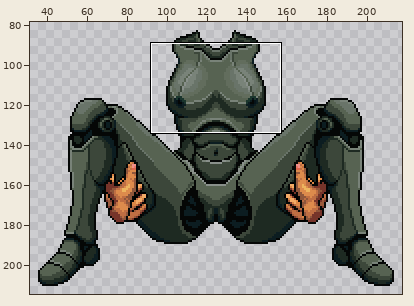
Pixel-art file, stored at assets/textures/asepritefiles/(Bed, StressTest) Robot Vegetable-Mission-Intro.aseprite. Above, an overview of the earlier version with the close-up marked.
Close-up. Before:
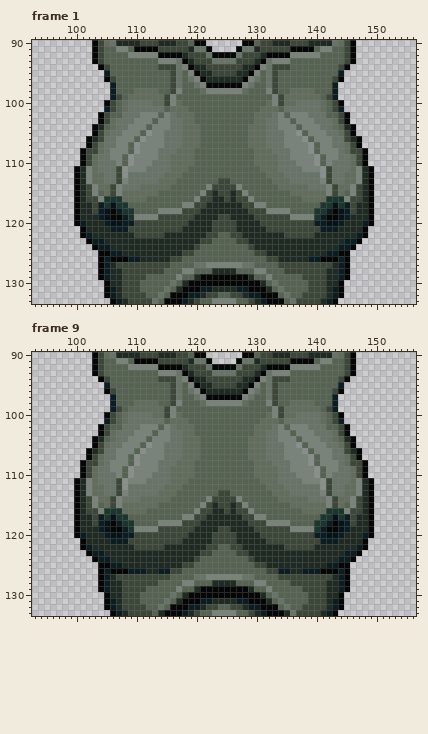
250x350 pixels, 16 frames. Colours within 5 levels of each other are drawn and written as one. Shown: frame 1: x 93..156, y 90..133; frame 9: x 93..156, y 90..133. The wide view leaves out empty margins. The commit also changed other frames or places, which this record leaves out.
And afterwards:
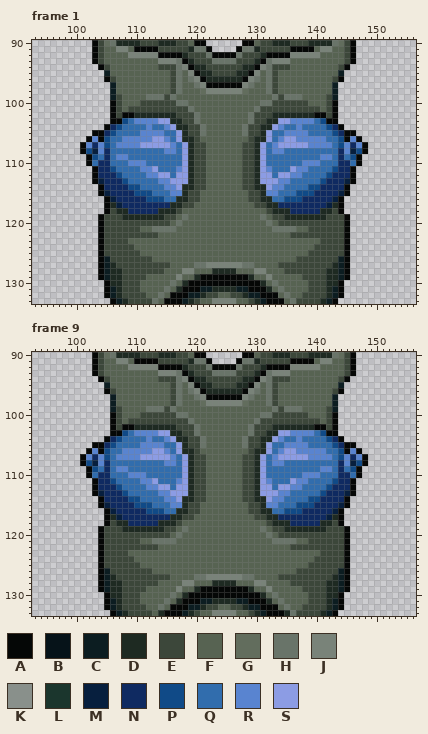
Palette (. is transparent): A #050706  B #061319  C #0c1d21  D #1e2a22  E #3c473a  F #576352  G #626d5d  H #697469  J #798379  K #89908b  L #1b362d  M #071f3e  N #0f2a61  P #104a87  Q #316dad  R #5984d0  S #8c9ce4
Diff:
layer "hole_covers" added
layer "small_coconuts" now hidden
layer "big_coconuts" now hidden
layer "pepperonis" now hidden
Changed rows in their new state; - is an unchanged pixel.
Frame 1:
first column x 100:
 98 ----------FFFF---H--------------H---FFFF----------
 99 ---------FFFHHH-H----------------H-HHHFFF---------
100 -----.AEFFFEEEE-EHH------------HHE-EEEEFFFEA.-----
101 -----.AEFEEEEEEEEEEH----------HEEEEEEEEEEFEA.-----
102 ----..AEAADDDDDDDEEEH--------HEEEDDDDDDDAAEA..----
103 ----..AAPQRRRRSSDDEEH--------HEEDDSSRRRRQPAA..----
104 ---..ANPQQQQRQQRSDDEEH------HEEDDSRQQRQQQQPNA..---
105 ----ANPQQQQRRRRQQSDEEH------HEEDSQQRRRRQQQQPNA----
106 ---RAPQQRRRRRSSRQSDDE--------EDDSQRSSRRRRRQQPAR---
107 -ARNRPQRRRRSSSSSRQSDEE------EEDSQRSSSSSRRRRQPRNRA-
108 --PMRNQQQQQQQQQRRQSDEE------EEDSQRRQQQQQQQQQNRMP--
109 -.APQNQRRQQQQQQQQQSDEE------EEDSQQQQQQQQQRRQNQPA.-
110 -.AQNNQQQRRRQQQQQQSDEE------EEDSQQQQQQRRRQQQNNQA.-
111 ...ANNPQQQQRRSQQQRSDEE------EEDSRQQQSRRQQQQPNNA...
112 ...ANNNPQQQQRRSSQSSDEE------EEDSSQSSRRQQQQPNNNA...
113 ...AMNNNPQQQQQRRSSSDEE--FF--EEDSSSRRQQQQQPNNNMA...
114 ....ANNNNPPQQQQRRSDDEEFFFFFFEEDDSRRQQQQPPNNNNA....
115 ....AMNNNNPPPQQQRRDEEFFFFFFFFEEDRRQQQPPPNNNNMA....
116 .....AMNNNNNPPPQQDDEEFFFFFFFFEEDDQQPPPNNNNNMA.....
117 .....ADMNNNNNNNNDDEEFFFFFFFFFFEEDDNNNNNNNNMDA.....
118 .....AEDDNNNNNDDDEFFFFFFFFFFFFFFEDDDNNNNNDDEA.....
119 ....AEEEDDDDDDD--FHFFFFFFFFFFFFHF--DDDDDDDEEEA....
120 ....AEEEEE------FHFFFFFFFFFFFFFFHF------EEEEEA....
121 -...AEEEE--FFHHHHFFFFFFFFFFFFFFFFHHHHFF--EEEEA...-
122 -...AEEEEE----FFFFFFFFFF--FFFFFFFFFF----EEEEEA...-
123 --..AEEEEFFFFFFFFFFFFFF----FFFFFFFFFFFFFFEEEEA..--
124 ---.AEEEEEFFFFFFFFFFF--------FFFFFFFFFFFEEEEEA.---
125 -----EEEEEEFFFFFFFFF----------FFFFFFFFFEEEEEE-----
126 ------EEEEEEEFFFFF--------------FFFFFEEEEEEE------
Frame 9: the same change as frame 1
